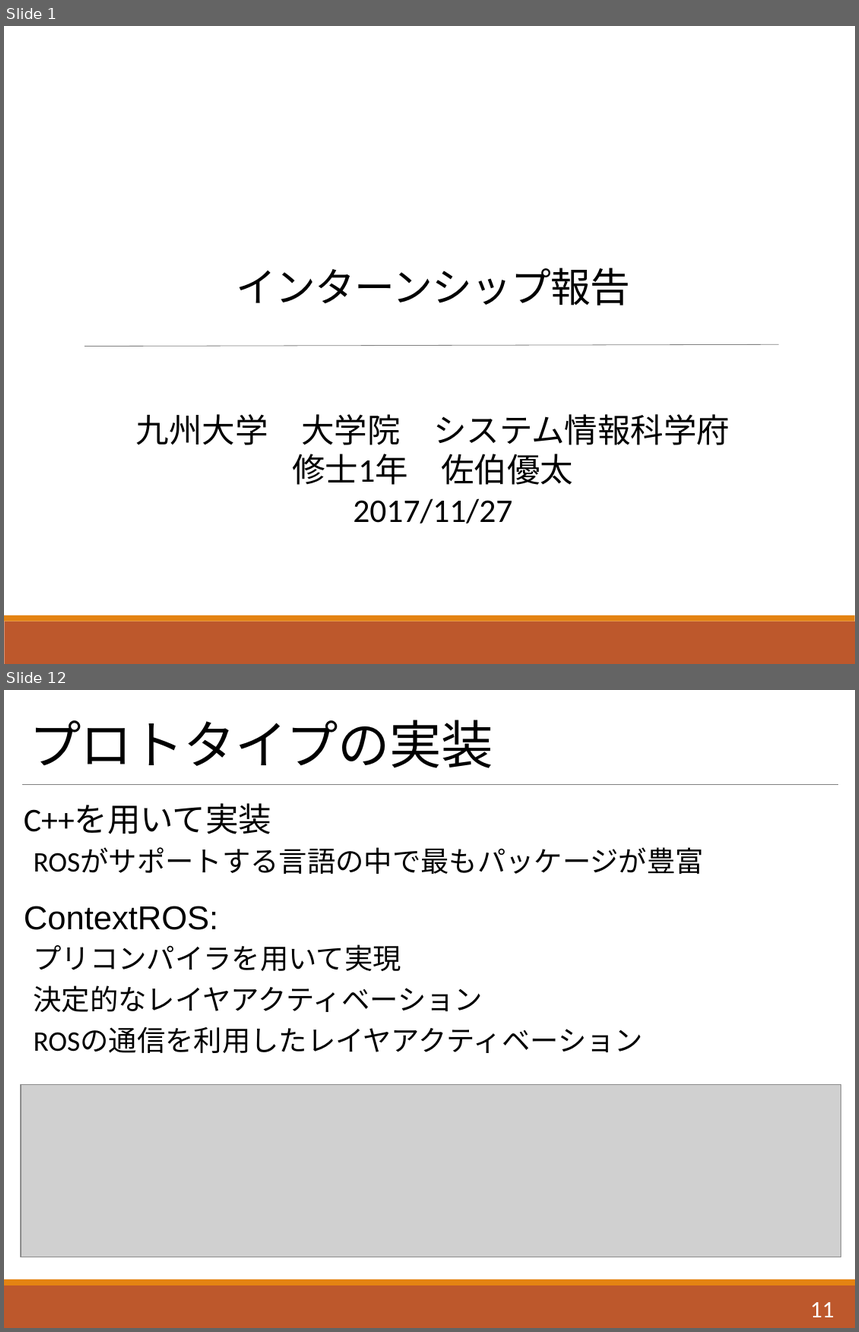
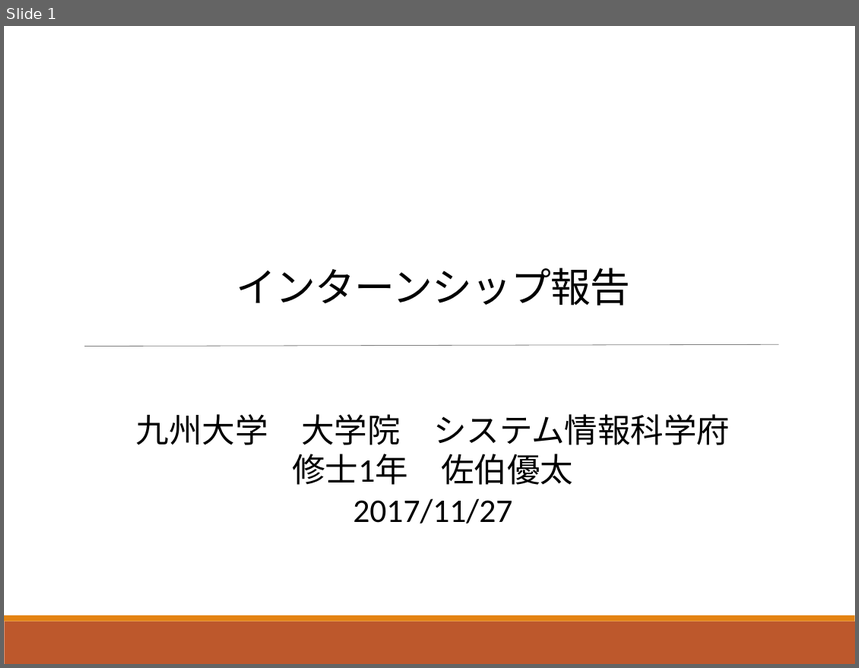
Before and after one commit to Saeki1120/Document, a slide deck: PBL/インターン報告会/インターン報告.pptx. Shown one above the other, each under a label of ours: slides 1 and 12 before the commit, slide 1 after it; the slides between them are not shown. The pictures are 859x1332 and 859x668 pixels, drawn with LibreOffice and Linux fonts; fonts in the diff are those of the drawing; grey boxes stand for pictures. Boxes give left, top, right and bottom in pixels: in the first picture for what was removed or moved away, otherwise in the second. Text is boxed around its words. In the diff, an @@ line names an element or a change of style, - is before the commit and + after.

```diff
--- a/PBL/インターン報告会/インターン報告.pptx
+++ b/PBL/インターン報告会/インターン報告.pptx
@@ slide 12 removed at box(4, 690, 855, 1328), background #FFFFFF; not listed: 1 template element that a slide beside it also shows @@
@@ title removed at box(29, 720, 493, 768) @@
-プロトタイプの実装
@@ line removed from (23, 785) to (838, 785) @@
@@ text removed at box(24, 804, 704, 1053) @@
-  C++を用いて実装
-  ROSがサポートする言語の中で最もパッケージが豊富
-  ContextROS:
-  プリコンパイラを用いて実現
-  決定的なレイヤアクティベーション
-  ROSの通信を利用したレイヤアクティベーション
@@ picture removed at box(21, 1085, 842, 1258) @@
@@ rectangle removed at box(4, 1286, 855, 1328) @@
@@ page number removed at box(810, 1303, 835, 1318) @@
-11
```
Also in this commit, not shown: 3 slides changed, 1 slide added, 55 other slides removed.
